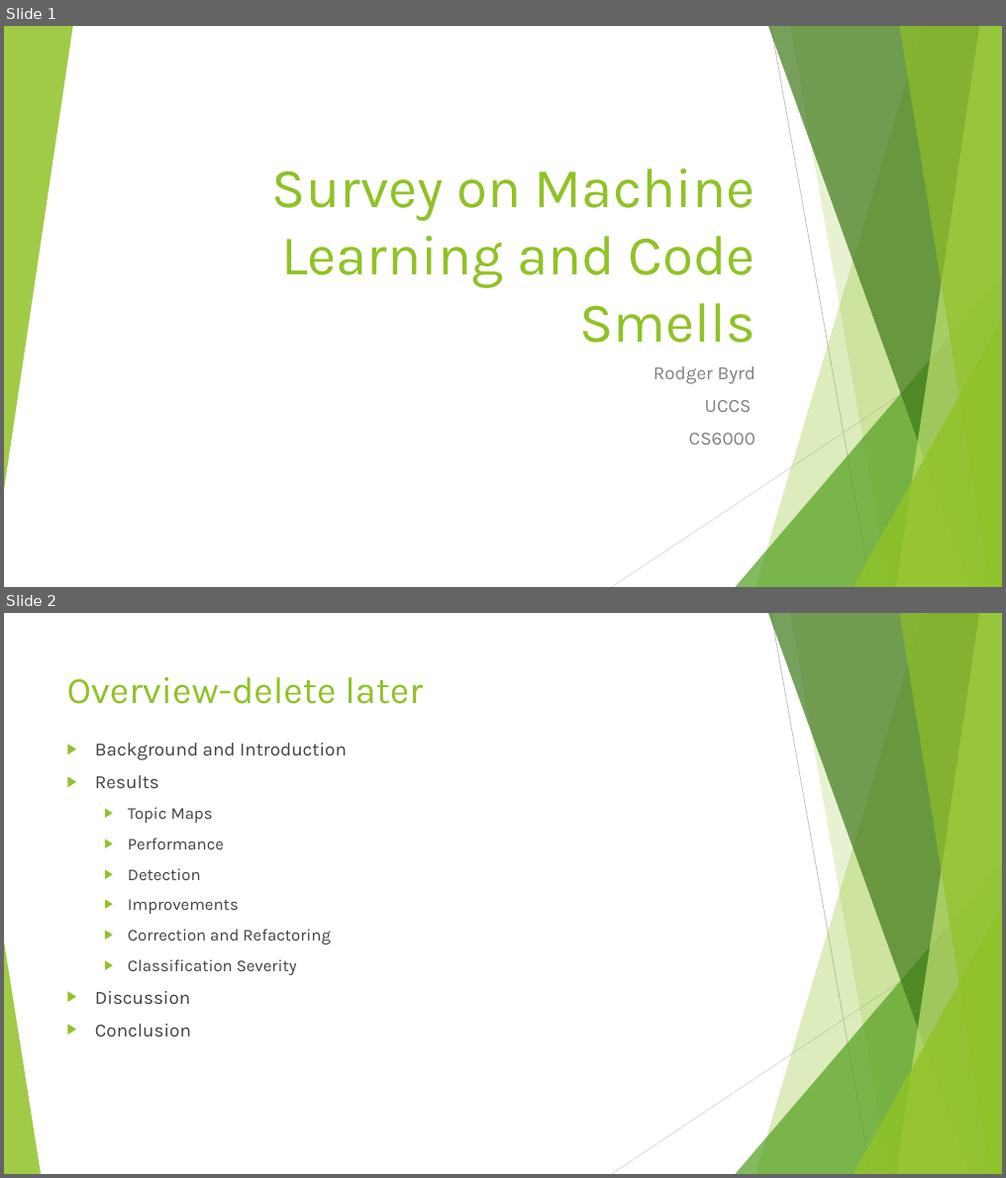
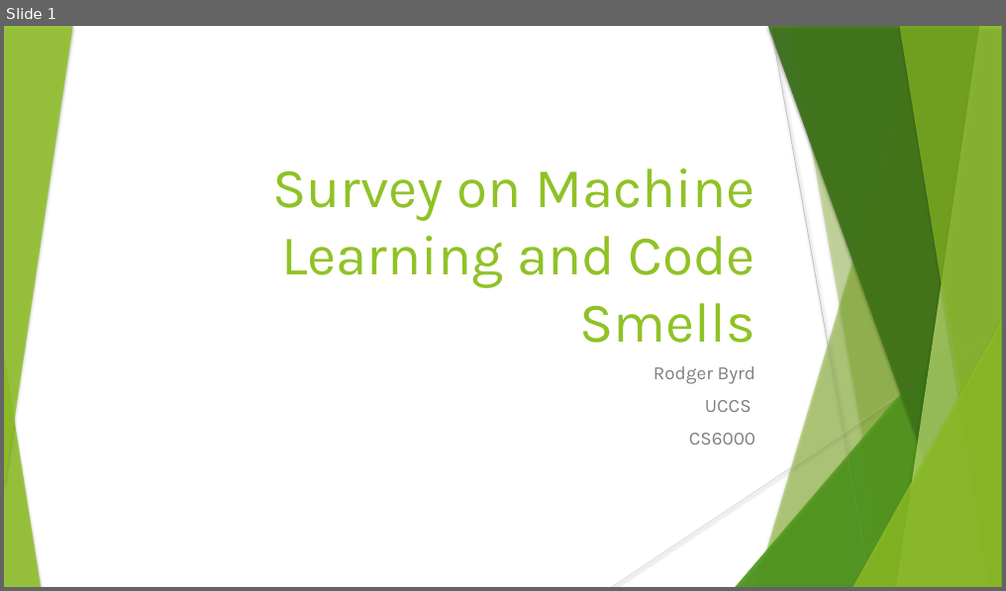
Before and after one commit to rodger79/CS6000, a slide deck: presentation/Presentation On Code Smells and Machine Learning Research.pptx. Shown one above the other, each under a label of ours: slides 1 and 2 before the commit, slide 1 after it. The pictures are 1006x1178 and 1006x591 pixels, drawn with LibreOffice and Linux fonts; fonts in the diff are those of the drawing. Boxes give left, top, right and bottom in pixels: in the first picture for what was removed or moved away, otherwise in the second. Text is boxed around its words. In the diff, an @@ line names an element or a change of style, - is before the commit and + after.

```diff
--- a/presentation/Presentation On Code Smells and Machine Learning Research.pptx
+++ b/presentation/Presentation On Code Smells and Machine Learning Research.pptx
@@ slide 2 removed at (x1=4, y1=613, x2=1002, y2=1174), background #FFFFFF; not listed: 9 template elements that a slide beside it also shows @@
@@ title removed at (x1=67, y1=677, x2=423, y2=704) @@
-Overview-delete later
@@ text removed at (x1=95, y1=743, x2=347, y2=1037) @@
-▶ Background and Introduction
-▶ Results
-  ▶ Topic Maps
-  ▶ Performance
-  ▶ Detection
-  ▶ Improvements
-  ▶ Correction and Refactoring
-  ▶ Classification Severity
-▶ Discussion
-▶ Conclusion
@@ triangle removed at (x1=4, y1=942, x2=41, y2=1174) @@
@@ slide 1 changed as well @@
@@ shadow on in 7 elements at (x1=755, y1=26, x2=1002, y2=587), (x1=736, y1=275, x2=1002, y2=587), (x1=768, y1=26, x2=1002, y2=587), (x1=896, y1=26, x2=1002, y2=587), (x1=899, y1=26, x2=1002, y2=587), (x1=853, y1=320, x2=1002, y2=587), (x1=4, y1=26, x2=73, y2=490) @@
@@ line (771, 26) - (871, 587): stroke #BFBFBF 0.75 pt to #BFBFBF 0.74 pt @@
@@ freeform shape at (x1=790, y1=26, x2=1002, y2=587): shadow on; outline redrawn @@
@@ group added at (x1=736, y1=26, x2=1002, y2=587): 5 freeform shapes, 2 triangles @@
@@ line (1002, 328) - (612, 587): stroke #D9D9D9 0.75 pt to #D9D9D9 0.74 pt @@
@@ triangle added at (x1=4, y1=355, x2=41, y2=587), fill #90C226 at 85% opacity @@
```
Also in this commit, not shown: 15 other slides changed, 1 other slide removed.
